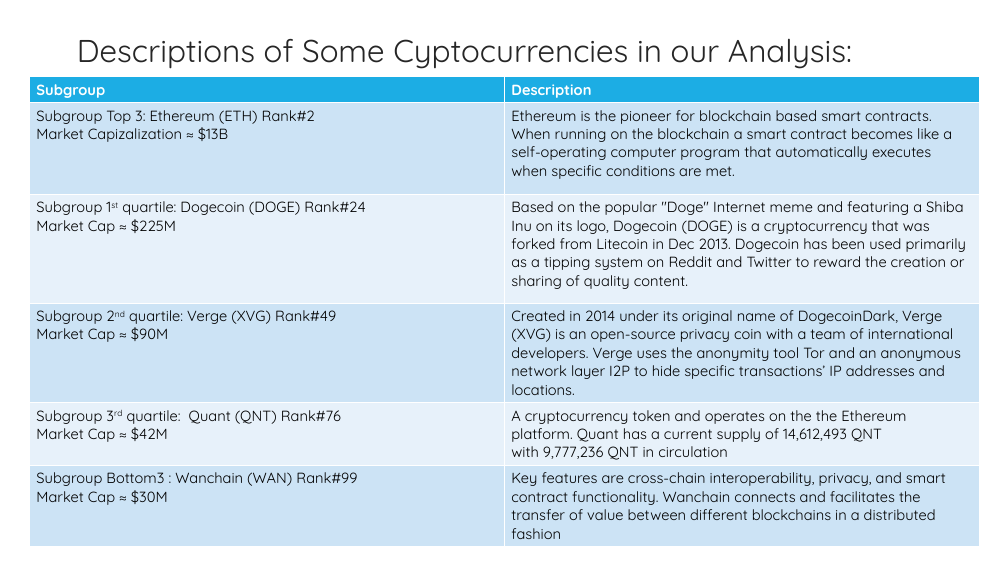
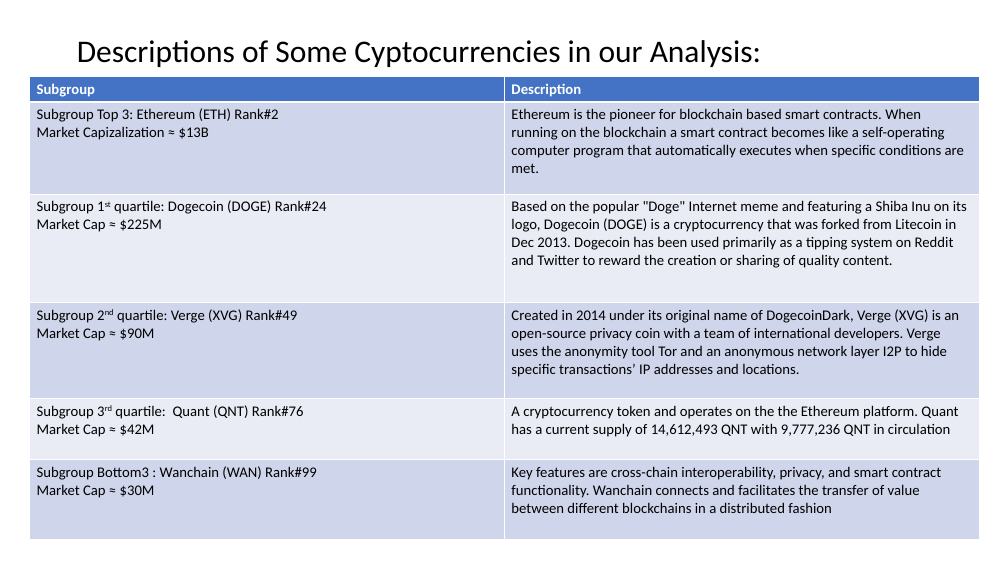
Before and after one commit to kevzha/CryptoAnalysis, a slide deck: slide 5 of Crypto Presentation.ppt. Drawn at 1008x567 pixels with LibreOffice and Linux fonts; fonts in the diff are those of the drawing; background and template pictures are left out. Boxes give left, top, right and bottom in pixels: in the first picture for what was removed or moved away, otherwise in the second. Text is boxed around its words. In the diff, an @@ line names an element or a change of style, - is before the commit and + after.

```diff
--- a/Crypto Presentation.ppt
+++ b/Crypto Presentation.ppt
@@ title "Descriptions of Some Cyptocurrencies in ..." at (x1=77, y1=40, x2=761, y2=67): font Quicksand to Calibri, text colour #262626 to #000000 @@
@@ table at (x1=29, y1=76, x2=978, y2=536) @@
@@ fill #1CADE4 to #4472C4 in row 1 @@
@@ fill #CCE3F5 to #CFD5EA in 6 cells @@
@@ fill #E7F1FA to #E9EBF5 in 4 cells @@
@@ font Quicksand to Calibri @@
```
Also in this commit, not shown: 10 other slides changed, 3 other files.
